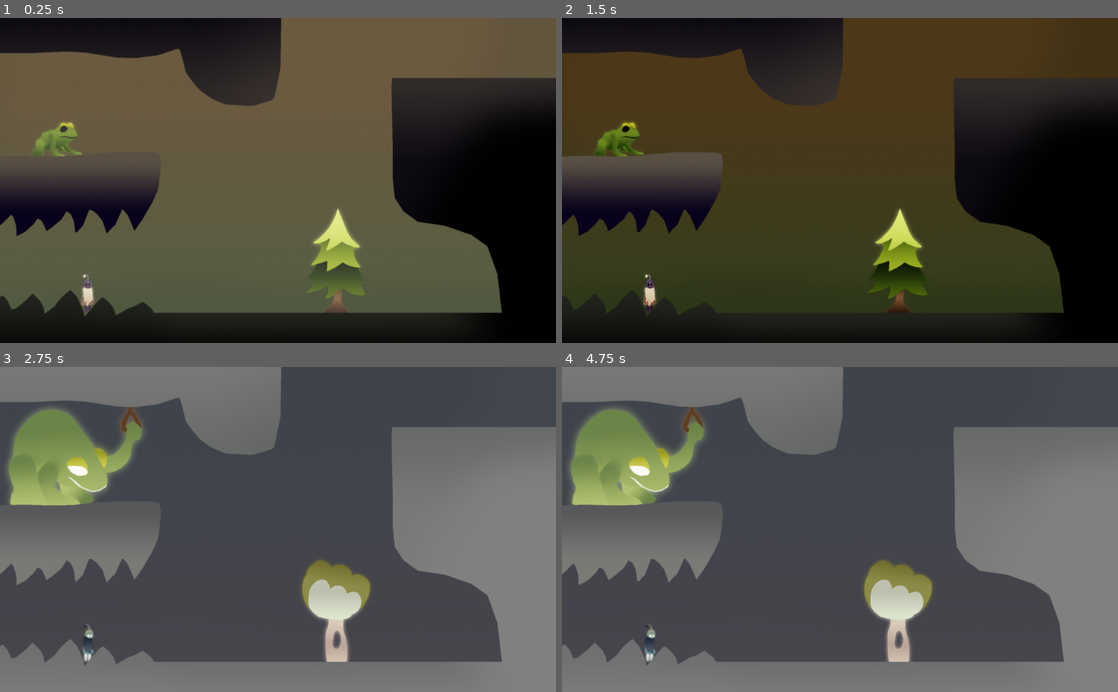
Above: before the commit, frames 1-4 (two rows, left to right).
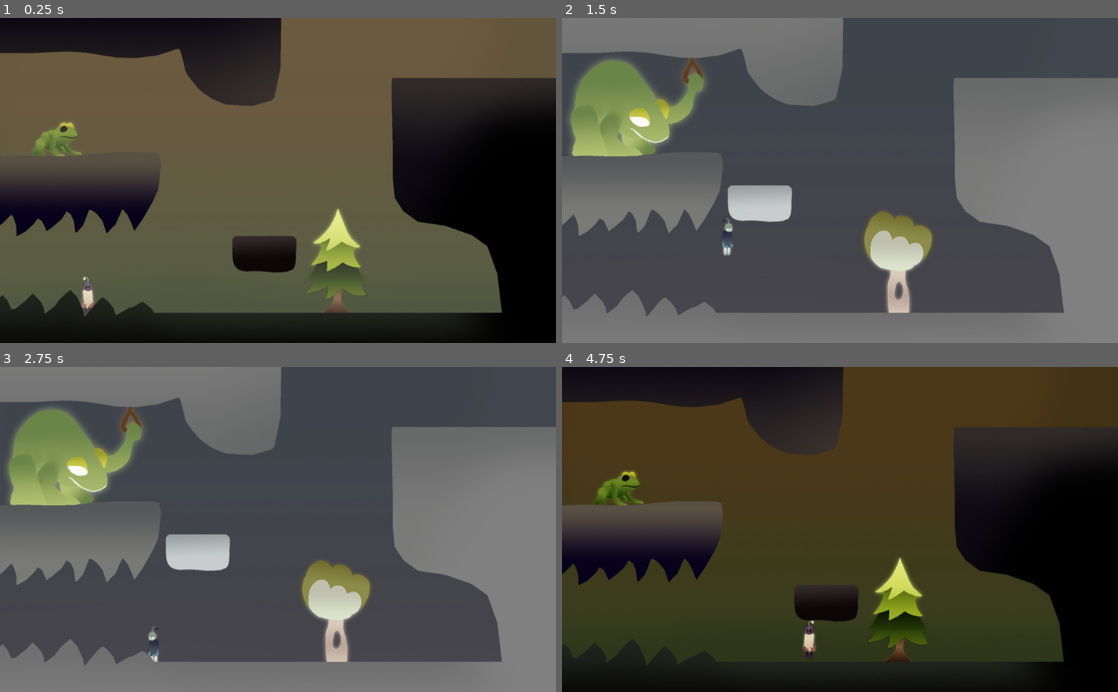
Above: after the commit, the same moments.

Repository: Dimension-Omega/misty-marshes
Game: Godot game, scene res://data/main/Main.tscn
Two runs of this game, one before a commit and one after it. Both use one fixed random seed, a clock stepped at 60 frames per second and the inputs below.
Inputs:
- Up to frame 1 (0.25 s): no input
- Up to frame 2 (1.5 s): tap Enter at 0.5 s; hold Space (duality, bound only after the commit) 0.53-1.28 s; hold Right (right, bound only after the commit) from 0.53 s (still down); tap Up (jump, bound only after the commit) at 0.77, 1.07 s; tap I at 0.8, 1.35 s
- Up to frame 3 (2.75 s): tap Up (jump, bound only after the commit) at 1.52, 1.82 s; tap 1 at 1.55, 2.1 s; release Right (right, bound only after the commit) at 2.03 s; hold A (left, bound only after the commit) from 2.03 s (still down); tap 2 at 2.3 s
- Up to frame 4 (4.75 s): release A (left, bound only after the commit) at 2.78 s; hold Right (right, bound only after the commit) 2.78-4.28 s; tap 2 at 2.85 s; tap Up (jump, bound only after the commit) at 3.02, 3.32, 4.35, 4.52 s; tap 0 at 3.05, 3.6 s; hold Up (jump, bound only after the commit) 3.53-4.28 s; hold A (left, bound only after the commit) from 4.28 s (still down); tap Space (duality, bound only after the commit) at 4.55 s

The runs differ from the first frame. In frame 1, 1.3% of the frame differs, in the area x 14-54%, y 67-90%; in frame 2, 99%, in the area x 0-100%, y 0-100%; in frame 3, 1.5%; in frame 4, 99%.

Commit message:
Player, platforms and frog

Diff:
--- a/data/elements/frog/frog.gd
+++ b/data/elements/frog/frog.gd
@@ -1,5 +1,10 @@
 extends KinematicBody2D
 
 
-func duality(_color: String) -> void:
-	pass
+func duality(color: String) -> void:
+	var _isWhite := color == 'white'
+	$AnimationPlayer.play("RESET")
+
+func interact() -> void:
+	if $FrogBlack.visible:
+		$AnimationPlayer.play("InteractBlack")
--- a/data/elements/frog/frog.tscn
+++ b/data/elements/frog/frog.tscn
@@ -1,16 +1,55 @@
-[gd_scene load_steps=5 format=2]
+[gd_scene load_steps=9 format=2]
 
 [ext_resource path="res://data/elements/frog/frog_white.png" type="Texture" id=1]
 [ext_resource path="res://data/elements/frog/frog_black.png" type="Texture" id=2]
 [ext_resource path="res://data/elements/frog/frog.gd" type="Script" id=3]
 
 [sub_resource type="RectangleShape2D" id=1]
-extents = Vector2( 50, 50 )
+extents = Vector2( 130, 72.5 )
 
-[node name="Frog" type="KinematicBody2D" groups=["duality"]]
+[sub_resource type="RectangleShape2D" id=3]
+extents = Vector2( 80, 216.5 )
+
+[sub_resource type="RectangleShape2D" id=2]
+extents = Vector2( 143, 150.5 )
+
+[sub_resource type="Animation" id=4]
+resource_name = "InteractBlack"
+length = 2.0
+tracks/0/type = "value"
+tracks/0/path = NodePath("FrogBlack:position")
+tracks/0/interp = 1
+tracks/0/loop_wrap = true
+tracks/0/imported = false
+tracks/0/enabled = true
+tracks/0/keys = {
+"times": PoolRealArray( 0, 1, 2 ),
+"transitions": PoolRealArray( 1, 1, 1 ),
+"update": 0,
+"values": [ Vector2( 13, -18 ), Vector2( 13, -310 ), Vector2( 13, -18 ) ]
+}
+
+[sub_resource type="Animation" id=5]
+length = 0.001
+tracks/0/type = "value"
+tracks/0/path = NodePath("FrogBlack:position")
+tracks/0/interp = 1
+tracks/0/loop_wrap = true
+tracks/0/imported = false
+tracks/0/enabled = true
+tracks/0/keys = {
+"times": PoolRealArray( 0 ),
+"transitions": PoolRealArray( 1 ),
+"update": 0,
+"values": [ Vector2( 13, -18 ) ]
+}
+
+[node name="Frog" type="KinematicBody2D" groups=["duality", "interactable"]]
+collision_layer = 18432
 script = ExtResource( 3 )
 
 [node name="CollisionShape2D" type="CollisionShape2D" parent="."]
+position = Vector2( 0, -22.5 )
 z_index = 1
 shape = SubResource( 1 )
 
@@ -18,6 +57,28 @@
 position = Vector2( 13, -18 )
 texture = ExtResource( 2 )
 
+[node name="KinematicBody2D" type="KinematicBody2D" parent="FrogBlack"]
+collision_layer = 2
+collision_mask = 0
+
+[node name="CollisionShape2D" type="CollisionShape2D" parent="FrogBlack/KinematicBody2D"]
+position = Vector2( 0, -116.5 )
+shape = SubResource( 3 )
+
 [node name="FrogWhite" type="Sprite" parent="." groups=["white"]]
+visible = false
 position = Vector2( 83, -154 )
 texture = ExtResource( 1 )
+
+[node name="WhiteCollider" type="StaticBody2D" parent="."]
+visible = false
+collision_layer = 4
+collision_mask = 0
+
+[node name="CollisionShape2D" type="CollisionShape2D" parent="WhiteCollider"]
+position = Vector2( 0, -116 )
+shape = SubResource( 2 )
+
+[node name="AnimationPlayer" type="AnimationPlayer" parent="."]
+anims/InteractBlack = SubResource( 4 )
+anims/RESET = SubResource( 5 )
--- /dev/null
+++ b/data/elements/platforms/PlatformBlack.tscn
@@ -0,0 +1,11 @@
+[gd_scene load_steps=3 format=2]
+
+[ext_resource path="res://data/elements/platforms/platform_black.png" type="Texture" id=1]
+[ext_resource path="res://data/elements/platforms/platform.tscn" type="PackedScene" id=2]
+
+[node name="PlatformBlack" instance=ExtResource( 2 )]
+collision_layer = 2
+collision_mask = 0
+
+[node name="PlatformBlack" parent="." index="1" groups=["black"]]
+texture = ExtResource( 1 )
--- /dev/null
+++ b/data/elements/platforms/PlatformWhite.tscn
@@ -0,0 +1,11 @@
+[gd_scene load_steps=3 format=2]
+
+[ext_resource path="res://data/elements/platforms/platform.tscn" type="PackedScene" id=1]
+[ext_resource path="res://data/elements/platforms/platform_white.png" type="Texture" id=2]
+
+[node name="PlatformWhite" instance=ExtResource( 1 )]
+collision_layer = 4
+collision_mask = 0
+
+[node name="PlatformBlack" parent="." index="1" groups=["white"]]
+texture = ExtResource( 2 )
--- /dev/null
+++ b/data/elements/platforms/platform.tscn
@@ -0,0 +1,13 @@
+[gd_scene load_steps=2 format=2]
+
+[sub_resource type="RectangleShape2D" id=1]
+extents = Vector2( 110, 65 )
+
+[node name="Platform" type="KinematicBody2D"]
+z_index = 10
+
+[node name="CollisionShape2D" type="CollisionShape2D" parent="."]
+z_index = 1
+shape = SubResource( 1 )
+
+[node name="PlatformBlack" type="Sprite" parent="."]
--- /dev/null
+++ b/data/elements/player/player.gd
@@ -0,0 +1,78 @@
+extends KinematicBody2D
+
+const SPEED := 300
+const GRAVITY_ACCELARATION := 1200
+const JUMP_VELOCITY := -850
+const MAX_DOWN_VELOCITY := 500.0
+
+const BLACK_LAYER := 1
+const WHITE_LAYER := 2
+
+var velocity := Vector2.ZERO
+var input_velocity := Vector2.ZERO
+var up_direction := Vector2.UP
+var interactable : Node2D
+
+onready var sprite : Sprite = $PlayerBlack
+
+func _unhandled_input(event) -> void:
+	if event.is_action_pressed("jump"):
+		if is_instance_valid(interactable) and interactable.is_inside_tree():
+			if facing_position(interactable.global_position):
+				interactable.interact()
+		elif is_on_floor():
+			jump()
+
+func _physics_process(delta: float) -> void:
+	input_velocity = get_input_velocity()
+	set_direction(input_velocity.x)
+	velocity.x = input_velocity.x * SPEED
+	velocity.y = apply_gravity(velocity.y, delta)
+	var remainingVelocity = move_and_slide(velocity, up_direction)
+	velocity = remainingVelocity
+
+func jump() -> void:
+	velocity.y = JUMP_VELOCITY
+
+func apply_gravity(velocityY: float, delta: float) -> float:
+	if velocityY >= MAX_DOWN_VELOCITY:
+		return MAX_DOWN_VELOCITY
+	return velocityY + GRAVITY_ACCELARATION * delta
+
+func get_input_velocity() -> Vector2:
+	return Input.get_vector("left", "right", "down", "up", 0.1)
+
+func set_direction(inputVelocityX: float) -> void:
+	if abs(inputVelocityX) < 1: return
+	sprite.flip_h = inputVelocityX < 0
+	#$InteractSensor.scale.x = -1 if inputVelocityX < 0 else 1
+
+# Duality Section
+func duality(color: String) -> void:
+	var isWhite := color == 'white'
+	defer_world_collisions(not isWhite)
+	var previousSprite = sprite
+	sprite = $PlayerWhite if isWhite else $PlayerBlack
+	sprite.flip_h = previousSprite.flip_h
+
+func defer_world_collisions(collideWithBlack: bool) -> void:
+	call_deferred('world_collisions', collideWithBlack)
+
+func world_collisions(collideWithBlack: bool) -> void:
+	collision_mask &= ~(1 << (WHITE_LAYER if collideWithBlack else BLACK_LAYER))
+	collision_mask |= 1 << (BLACK_LAYER if collideWithBlack else WHITE_LAYER)
+
+# Interactable
+func _on_InteractSensor_body_entered(body: Node):
+	if body.is_in_group('interactable'):
+		interactable = body
+
+func _on_InteractSensor_body_exited(body: Node):
+	if body == interactable:
+		interactable = null
+
+# Etc
+func facing_position(pos: Vector2) -> bool:
+	var isLeft = sprite.flip_h
+	var distance = pos - global_position
+	return isLeft and distance.x < 0 or !isLeft and distance.x > 0
--- a/data/elements/player/player.tscn
+++ b/data/elements/player/player.tscn
@@ -1,13 +1,22 @@
-[gd_scene load_steps=4 format=2]
+[gd_scene load_steps=6 format=2]
 
 [ext_resource path="res://data/elements/player/player_black.png" type="Texture" id=1]
 [ext_resource path="res://data/elements/player/player_white.png" type="Texture" id=2]
+[ext_resource path="res://data/elements/player/player.gd" type="Script" id=3]
 
 [sub_resource type="RectangleShape2D" id=1]
+extents = Vector2( 10, 60 )
 
-[node name="Player" type="KinematicBody2D"]
+[sub_resource type="RectangleShape2D" id=2]
+extents = Vector2( 100, 70 )
+
+[node name="Player" type="KinematicBody2D" groups=["duality"]]
+collision_layer = 512
+script = ExtResource( 3 )
 
 [node name="CollisionShape2D" type="CollisionShape2D" parent="."]
+position = Vector2( 0, 9 )
+z_index = 1
 shape = SubResource( 1 )
 
 [node name="PlayerBlack" type="Sprite" parent="." groups=["black"]]
@@ -15,3 +24,14 @@
 
 [node name="PlayerWhite" type="Sprite" parent="." groups=["white"]]
 texture = ExtResource( 2 )
+
+[node name="InteractSensor" type="Area2D" parent="."]
+collision_layer = 1024
+collision_mask = 2048
+
+[node name="CollisionShape2D" type="CollisionShape2D" parent="InteractSensor"]
+position = Vector2( 0, 1 )
+shape = SubResource( 2 )
+
+[connection signal="body_entered" from="InteractSensor" to="." method="_on_InteractSensor_body_entered"]
+[connection signal="body_exited" from="InteractSensor" to="." method="_on_InteractSensor_body_exited"]
--- a/data/levels/2/level_2.tscn
+++ b/data/levels/2/level_2.tscn
@@ -8,9 +8,14 @@
 [ext_resource path="res://data/elements/frog/frog.tscn" type="PackedScene" id=6]
 [ext_resource path="res://data/elements/trees/oak_tree.tscn" type="PackedScene" id=7]
 [ext_resource path="res://data/elements/player/player.tscn" type="PackedScene" id=8]
+[ext_resource path="res://data/elements/platforms/PlatformBlack.tscn" type="PackedScene" id=9]
+[ext_resource path="res://data/elements/platforms/PlatformWhite.tscn" type="PackedScene" id=10]
 
 [sub_resource type="RectangleShape2D" id=1]
-extents = Vector2( 1300, 50 )
+extents = Vector2( 1300, 60 )
+
+[sub_resource type="RectangleShape2D" id=2]
+extents = Vector2( 50, 1000 )
 
 [node name="level_2" type="Node2D" groups=["duality"]]
 script = ExtResource( 5 )
@@ -50,17 +55,29 @@
 [node name="StaticBody2D" type="StaticBody2D" parent="."]
 
 [node name="Down" type="CollisionShape2D" parent="StaticBody2D"]
-position = Vector2( -4, 554 )
+position = Vector2( 0, 554 )
+shape = SubResource( 1 )
+
+[node name="Up" type="CollisionShape2D" parent="StaticBody2D"]
+position = Vector2( 0, -750 )
 shape = SubResource( 1 )
 
 [node name="RightPolygon" type="CollisionPolygon2D" parent="StaticBody2D"]
 polygon = PoolVector2Array( 428, -363, 1033, -363, 1039, 488, 827, 482, 818, 276, 716, 169, 524, 135, 439, 50 )
 
 [node name="TopPolygon" type="CollisionPolygon2D" parent="StaticBody2D"]
-polygon = PoolVector2Array( -1029, -598, 1, -606, -14, -326, -107, -278, -220, -312, -313, -400, -353, -505, -557, -457, -1035, -482 )
+polygon = PoolVector2Array( -1102, -702, 6, -690, -14, -326, -107, -278, -220, -312, -313, -400, -353, -505, -557, -457, -1035, -482 )
 
 [node name="LeftPolygon" type="CollisionPolygon2D" parent="StaticBody2D"]
-polygon = PoolVector2Array( -1029, -75, -446, -80, -483, 115, -1023, 126 )
+polygon = PoolVector2Array( -1029, -75, -446, -97, -483, 115, -1023, 126 )
+
+[node name="Left" type="CollisionShape2D" parent="StaticBody2D"]
+position = Vector2( -1162, 0 )
+shape = SubResource( 2 )
+
+[node name="Right" type="CollisionShape2D" parent="StaticBody2D"]
+position = Vector2( 1050, 0 )
+shape = SubResource( 2 )
 
 [node name="entities" type="Node2D" parent="."]
 
@@ -70,5 +87,11 @@
 [node name="OakTree" parent="entities" instance=ExtResource( 7 )]
 position = Vector2( 215, 308 )
 
+[node name="PlatformBlack" parent="entities" instance=ExtResource( 9 )]
+position = Vector2( -50, 274 )
+
+[node name="PlatformWhite" parent="entities" instance=ExtResource( 10 )]
+position = Vector2( -295, 87 )
+
 [node name="Player" parent="." instance=ExtResource( 8 )]
 position = Vector2( -699, 416 )
--- a/data/main/Main.gd
+++ b/data/main/Main.gd
@@ -16,12 +16,18 @@
 	yield(get_tree().create_timer(0.1), 'timeout')
 	set_world(world_color)
 
+func _unhandled_input(event) -> void:
+	if event.is_action_pressed("duality"):
+		set_world('white' if world_color == 'black' else 'black')
+
 func _unhandled_key_input(event: InputEventKey) -> void:
 	if event.echo or not event.pressed: return
 	if event.scancode == KEY_1:
 		set_world('black')
 	elif event.scancode == KEY_2:
 		set_world('white')
+	elif event.scancode == KEY_I:
+		get_tree().call_group('interactable', 'interact')
 	elif event.scancode == KEY_0:
 		set_world('white' if world_color == 'black' else 'black')
 
@@ -31,10 +37,10 @@
 	var blackNodes = get_tree().get_nodes_in_group('black')
 	var toWhite : bool = color == 'white'
 	for whiteNode in whiteNodes:
-		print('white: ', whiteNode.name)
+		#print('white: ', whiteNode.name)
 		whiteNode.visible = toWhite
 	for blackNode in blackNodes:
-		print('black: ', blackNode.name)
+		#print('black: ', blackNode.name)
 		blackNode.visible = not toWhite
 
 	get_tree().call_group('duality', 'duality', color)
--- a/project.godot
+++ b/project.godot
@@ -14,12 +14,58 @@
 run/main_scene="res://data/main/Main.tscn"
 config/icon="res://icon.png"
 
+[input]
+
+right={
+"deadzone": 0.5,
+"events": [ Object(InputEventJoypadMotion,"resource_local_to_scene":false,"resource_name":"","device":0,"axis":0,"axis_value":1.0,"script":null)
+, Object(InputEventKey,"resource_local_to_scene":false,"resource_name":"","device":0,"alt":false,"shift":false,"control":false,"meta":false,"command":false,"pressed":false,"scancode":0,"physical_scancode":16777233,"unicode":0,"echo":false,"script":null)
+, Object(InputEventKey,"resource_local_to_scene":false,"resource_name":"","device":0,"alt":false,"shift":false,"control":false,"meta":false,"command":false,"pressed":false,"scancode":0,"physical_scancode":68,"unicode":0,"echo":false,"script":null)
+, Object(InputEventJoypadButton,"resource_local_to_scene":false,"resource_name":"","device":0,"button_index":15,"pressure":0.0,"pressed":false,"script":null)
+ ]
+}
+left={
+"deadzone": 0.5,
+"events": [ Object(InputEventJoypadMotion,"resource_local_to_scene":false,"resource_name":"","device":0,"axis":0,"axis_value":-1.0,"script":null)
+, Object(InputEventJoypadButton,"resource_local_to_scene":false,"resource_name":"","device":0,"button_index":14,"pressure":0.0,"pressed":false,"script":null)
+, Object(InputEventKey,"resource_local_to_scene":false,"resource_name":"","device":0,"alt":false,"shift":false,"control":false,"meta":false,"command":false,"pressed":false,"scancode":0,"physical_scancode":65,"unicode":0,"echo":false,"script":null)
+, Object(InputEventKey,"resource_local_to_scene":false,"resource_name":"","device":0,"alt":false,"shift":false,"control":false,"meta":false,"command":false,"pressed":false,"scancode":0,"physical_scancode":16777231,"unicode":0,"echo":false,"script":null)
+ ]
+}
+down={
+"deadzone": 0.5,
+"events": [  ]
+}
+up={
+"deadzone": 0.5,
+"events": [  ]
+}
+jump={
+"deadzone": 0.5,
+"events": [ Object(InputEventJoypadButton,"resource_local_to_scene":false,"resource_name":"","device":0,"button_index":0,"pressure":0.0,"pressed":false,"script":null)
+, Object(InputEventKey,"resource_local_to_scene":false,"resource_name":"","device":0,"alt":false,"shift":false,"control":false,"meta":false,"command":false,"pressed":false,"scancode":0,"physical_scancode":16777232,"unicode":0,"echo":false,"script":null)
+, Object(InputEventKey,"resource_local_to_scene":false,"resource_name":"","device":0,"alt":false,"shift":false,"control":false,"meta":false,"command":false,"pressed":false,"scancode":0,"physical_scancode":87,"unicode":0,"echo":false,"script":null)
+ ]
+}
+duality={
+"deadzone": 0.5,
+"events": [ Object(InputEventJoypadButton,"resource_local_to_scene":false,"resource_name":"","device":0,"button_index":1,"pressure":0.0,"pressed":false,"script":null)
+, Object(InputEventKey,"resource_local_to_scene":false,"resource_name":"","device":0,"alt":false,"shift":false,"control":false,"meta":false,"command":false,"pressed":false,"scancode":0,"physical_scancode":32,"unicode":0,"echo":false,"script":null)
+, Object(InputEventMouseButton,"resource_local_to_scene":false,"resource_name":"","device":0,"alt":false,"shift":false,"control":false,"meta":false,"command":false,"button_mask":0,"position":Vector2( 0, 0 ),"global_position":Vector2( 0, 0 ),"factor":1.0,"button_index":1,"pressed":false,"doubleclick":false,"script":null)
+, Object(InputEventKey,"resource_local_to_scene":false,"resource_name":"","device":0,"alt":false,"shift":false,"control":false,"meta":false,"command":false,"pressed":false,"scancode":0,"physical_scancode":16777234,"unicode":0,"echo":false,"script":null)
+, Object(InputEventKey,"resource_local_to_scene":false,"resource_name":"","device":0,"alt":false,"shift":false,"control":false,"meta":false,"command":false,"pressed":false,"scancode":0,"physical_scancode":83,"unicode":0,"echo":false,"script":null)
+ ]
+}
+
 [layer_names]
 
 2d_physics/layer_1="common"
 2d_physics/layer_2="black"
 2d_physics/layer_3="white"
 2d_physics/layer_10="player"
+2d_physics/layer_11="interact sensor"
+2d_physics/layer_12="interactable"
+2d_physics/layer_15="kinematic entities"
 
 [physics]
 
Not shown: 1 places in data/levels/2/level_2.tscn that only renumber resources
